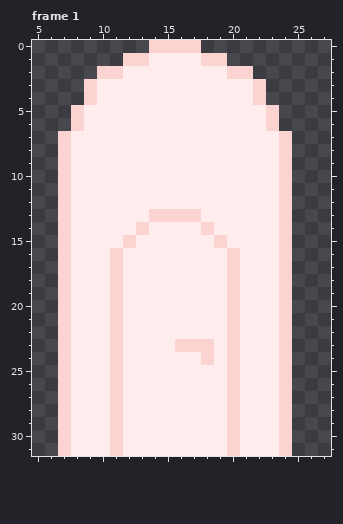
A pixel-art file gets an edit: Alzey2025/Assets/Sprites/raw/exit.aseprite. Above, as it was before the edit.
32x32 pixels, 1 frame. Colours within 5 levels of each other are drawn and written as one. Shown: frame 1: x 5..27, y 0..31. The commit also changed other frames, which this record leaves out.
The result:
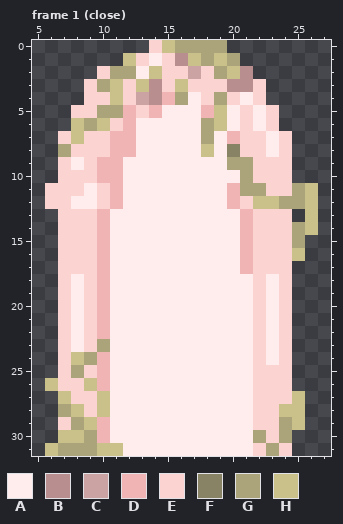
Palette (. is transparent): A #ffeced  B #b98e8e  C #cca3a3  D #f1b4b4  E #fbd4d2  F #888365  G #aba47b  H #cac18a
The edit:
--- frame 1 (close), layers "Layer 2", "Layer 1"
@@ x 5..27 @@
- 0 .........EEEE..........
- 1 .......EEAAAAEE........
- 2 .....EEAAAAAAAAEE......
- 3 ....EAAAAAAAAAAAAE.....
- 4 ....EAAAAAAAAAAAAE.....
- 5 ...EAAAAAAAAAAAAAAE....
- 6 ...EAAAAAAAAAAAAAAE....
- 7 ..EAAAAAAAAAAAAAAAAE...
- 8 ..EAAAAAAAAAAAAAAAAE...
- 9 ..EAAAAAAAAAAAAAAAAE...
-10 ..EAAAAAAAAAAAAAAAAE...
-11 ..EAAAAAAAAAAAAAAAAE...
-12 ..EAAAAAAAAAAAAAAAAE...
-13 ..EAAAAAAEEEEAAAAAAE...
-14 ..EAAAAAEAAAAEAAAAAE...
-15 ..EAAAAEAAAAAAEAAAAE...
-16 ..EAAAEAAAAAAAAEAAAE...
-17 ..EAAAEAAAAAAAAEAAAE...
-18 ..EAAAEAAAAAAAAEAAAE...
-19 ..EAAAEAAAAAAAAEAAAE...
-20 ..EAAAEAAAAAAAAEAAAE...
-21 ..EAAAEAAAAAAAAEAAAE...
-22 ..EAAAEAAAAAAAAEAAAE...
-23 ..EAAAEAAAAEEEAEAAAE...
-24 ..EAAAEAAAAAAEAEAAAE...
-25 ..EAAAEAAAAAAAAEAAAE...
-26 ..EAAAEAAAAAAAAEAAAE...
-27 ..EAAAEAAAAAAAAEAAAE...
-28 ..EAAAEAAAAAAAAEAAAE...
-29 ..EAAAEAAAAAAAAEAAAE...
-30 ..EAAAEAAAAAAAAEAAAE...
-31 ..EAAAEAAAAAAAAEAAAE...
+ 0 .........EHGGGG........
+ 1 .......HEAEBHGHG.......
+ 2 .....EGGAHEECEGHB......
+ 3 ....EGHEHBEHEEEBBE.....
+ 4 ....EEHECBDGAEGEAE.....
+ 5 ...EEGGDEDAAADHAEAE....
+ 6 ...HGHEDAAAAAGHAEAE....
+ 7 ..EHEEDDAAAAAGADEEAE...
+ 8 ..GEEEDDAAAAAHAFEEAE...
+ 9 ..EAEDDAAAAAAAAGGEEE...
+10 ..EEEDDAAAAAAAAAGEEE...
+11 .EEEAEDAAAAAAAADGGEEGH.
+12 .EEAAEDAAAAAAAADEHHGGH.
+13 ..EEEDAAAAAAAAAADEEE.H.
+14 ..EEEDAAAAAAAAAADEEEGH.
+15 ..EEEDAAAAAAAAAADEEEG..
+16 ..EEEDAAAAAAAAAADEEEH..
+17 ..EEEDAAAAAAAAAADEEE...
+18 ..EAEDAAAAAAAAAAAEAE...
+19 ..EAEDAAAAAAAAAAAEAE...
+20 ..EAEDAAAAAAAAAAAEAE...
+21 ..EAEDAAAAAAAAAAAEAE...
+22 ..EAEDAAAAAAAAAAAEAE...
+23 ..EAEGAAAAAAAAAAAEAE...
+24 ..EHGDAAAAAAAAAAAEAE...
+25 ..EGEDAAAAAAAAAAAEEE...
+26 .HEEHDAAAAAAAAAAAEEE...
+27 ..HEEHAAAAAAAAAAAEEEH..
+28 ..GHEHAAAAAAAAAAAEEHH..
+29 ..EGHDAAAAAAAAAAAEEGH..
+30 ..HHGDAAAAAAAAAAAGEG...
+31 .HGGGHHAAAAAAAAAAEGE...
